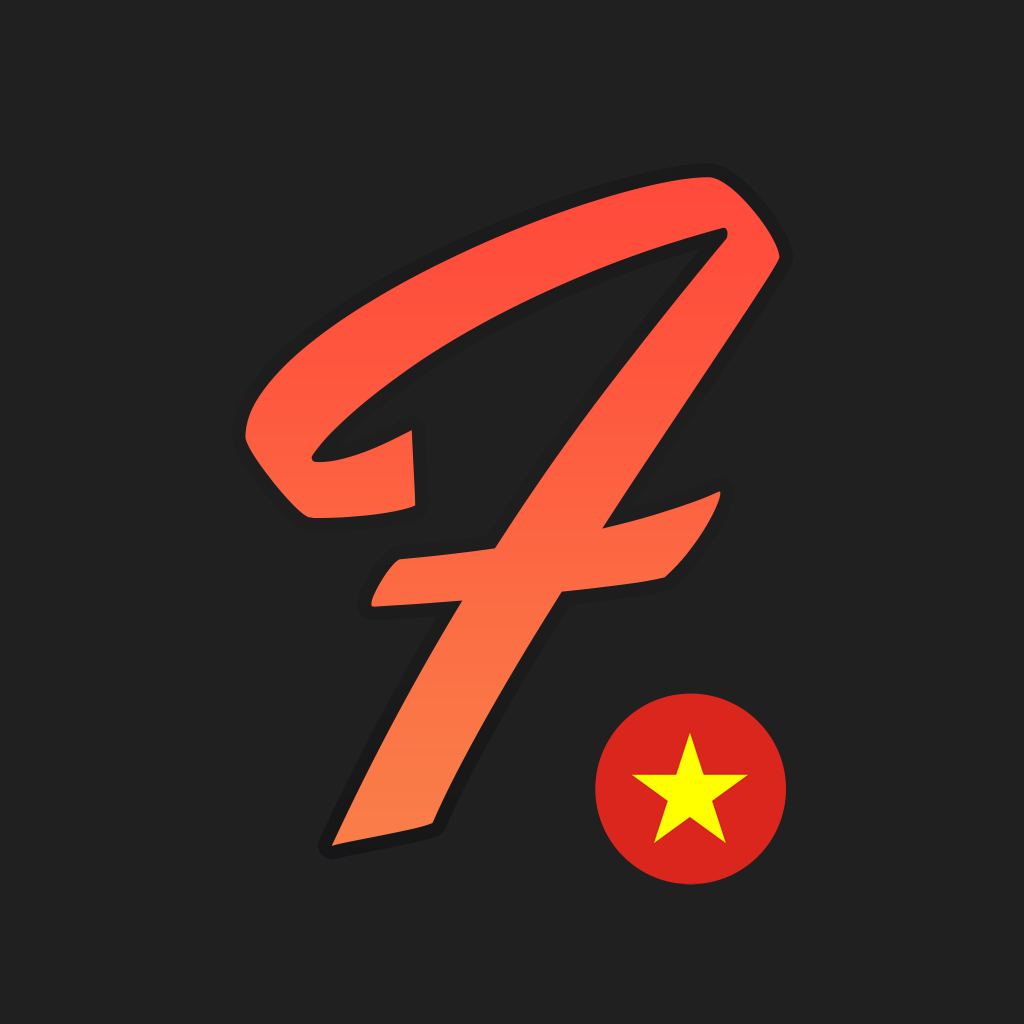
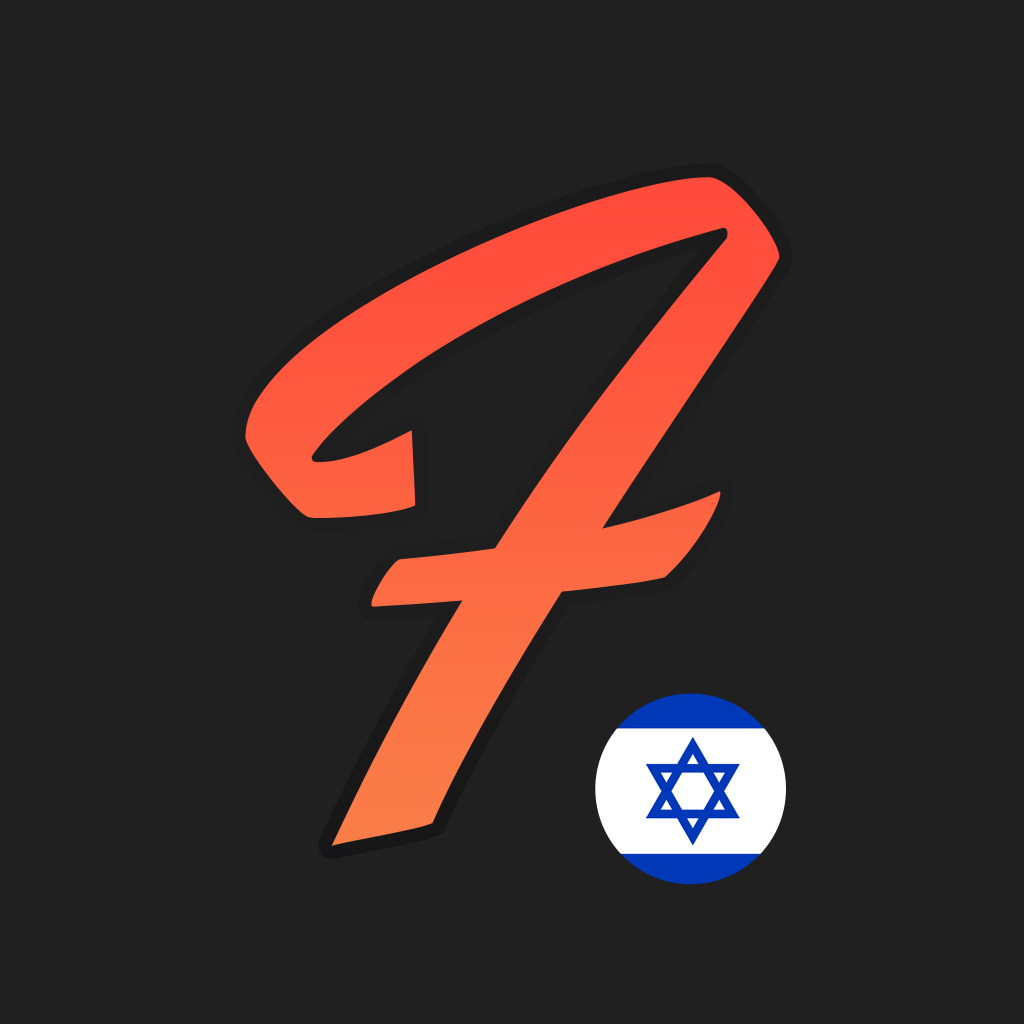
The second 1024 × 1024 image is a revision of the first. Changes to its layers:
hid "Layer 12" over <box>595,693,786,885</box>
hid "Layer 11" over <box>595,693,786,885</box>